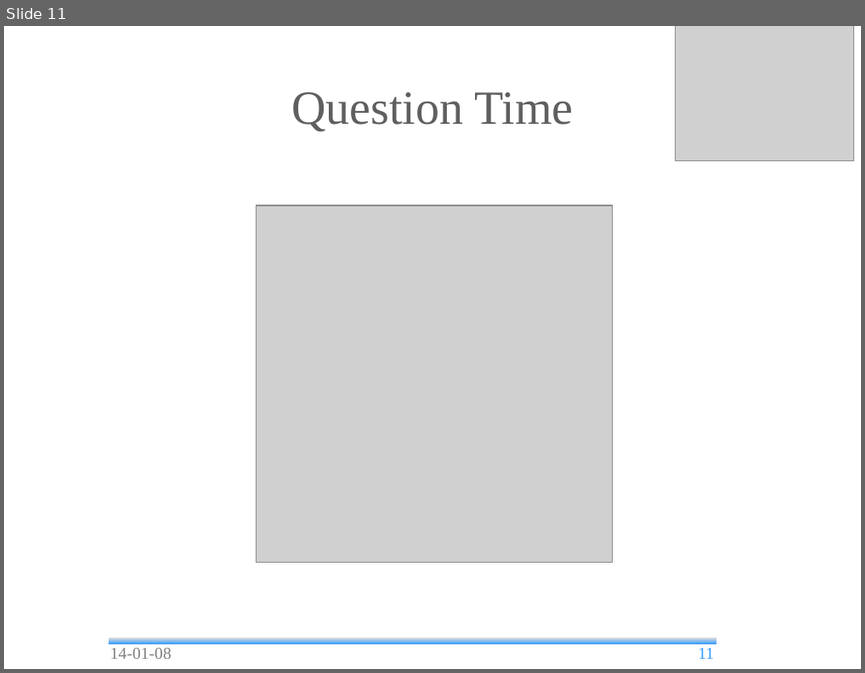
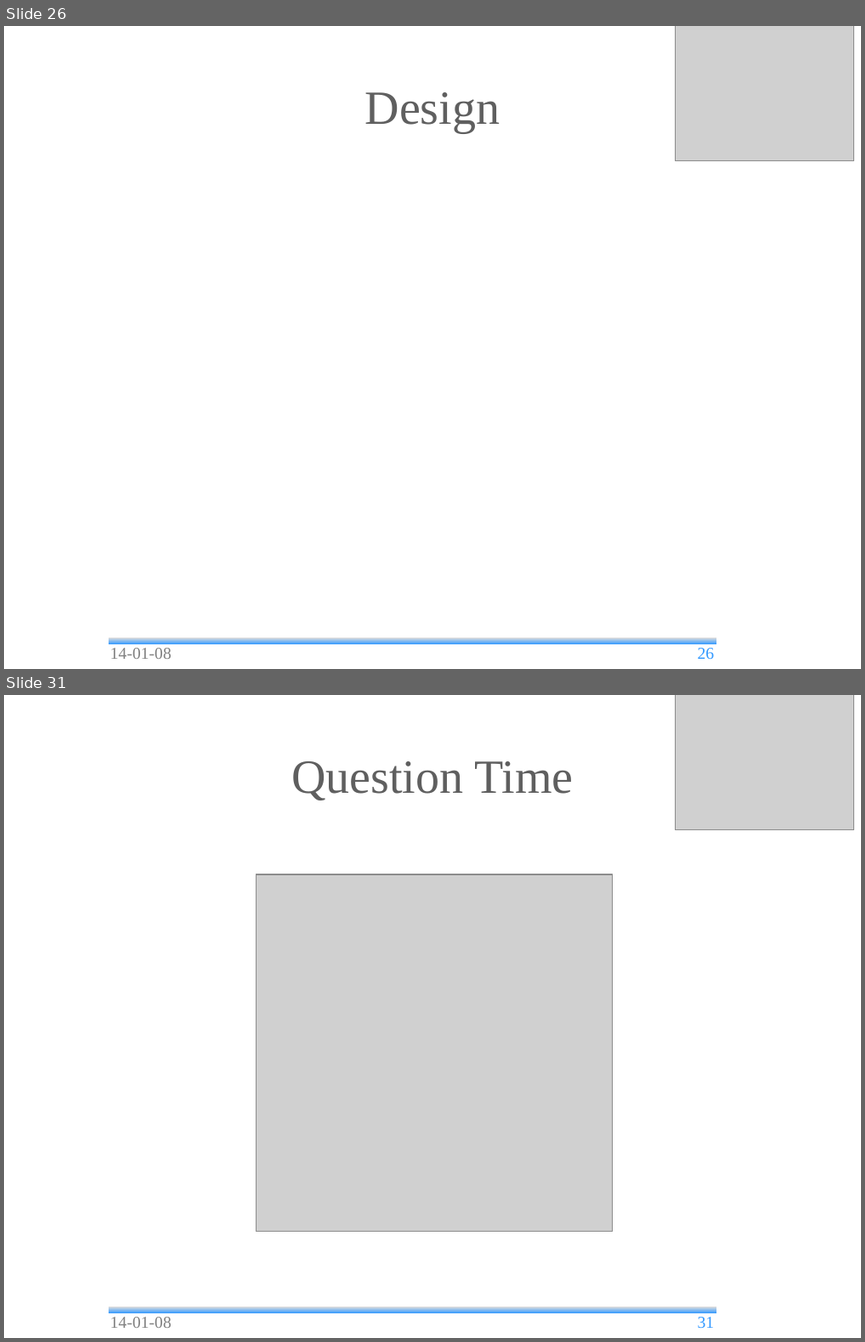
Before and after one commit to andrea-bottoli/DSD, a slide deck: Documentation/Presentations/Final_Presentation.odp. Shown one above the other, each under a label of ours: slide 11 before the commit, slides 26 and 31 after it; the slides between them are not shown. The pictures are 865x673 and 865x1342 pixels, drawn with LibreOffice and Linux fonts; fonts in the diff are those of the drawing; grey boxes stand for pictures; background and template pictures are left out. Boxes give left, top, right and bottom in pixels: in the first picture for what was removed or moved away, otherwise in the second. Text is boxed around its words. In the diff, an @@ line names an element or a change of style, - is before the commit and + after.

```diff
--- a/Documentation/Presentations/Final_Presentation.odp
+++ b/Documentation/Presentations/Final_Presentation.odp
@@ slide 26 added at [4,26,861,669], background #FFFFFF; not listed: 1 template element that a slide beside it also shows @@
@@ picture added at [675,26,853,160] @@
@@ title added at [365,92,500,133], 40 pt, text #5F5F5F @@
+Design
@@ text added at [110,647,171,658], 14 pt, text #808080 @@
+14-01-08
@@ page number added at [698,647,715,658], 14 pt, text #3399FF @@
+26
@@ what was slide 11 is now slide 31 @@
@@ page number at [698,1316,715,1327]: text changed @@
-11
+31
```
Also in this commit, not shown: 2 slides changed, 19 other slides added, 1 other file.
